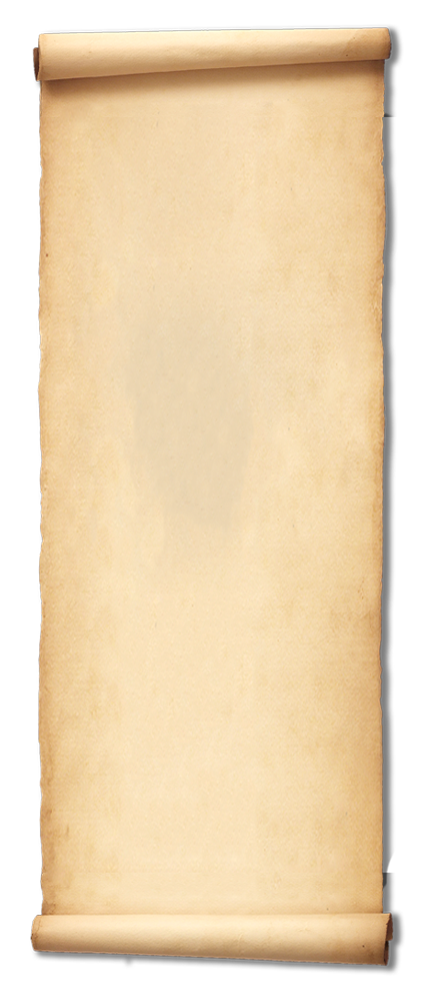
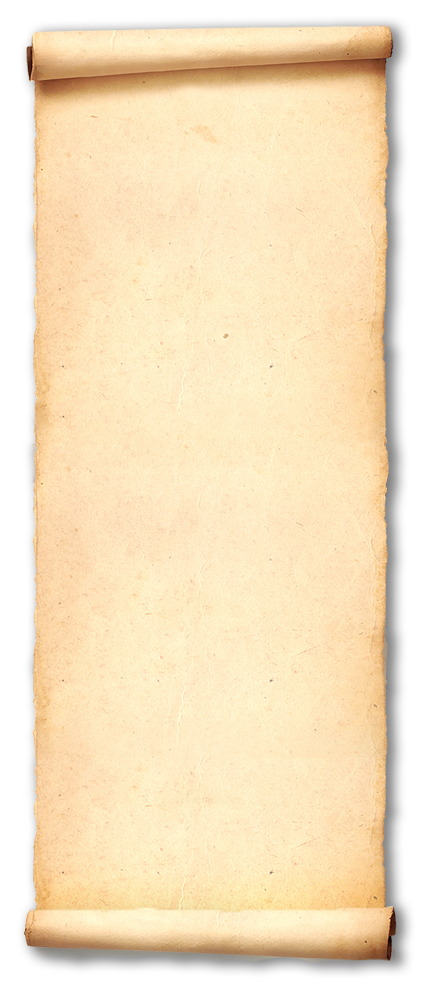
Comparing the layer stacks of the two 421×990 images. Changes:
removed layer "Layer 1" over [29, 23, 406, 976]
added layer "Layer 2 copy" above "Layer 2" over [24, 25, 397, 964]
